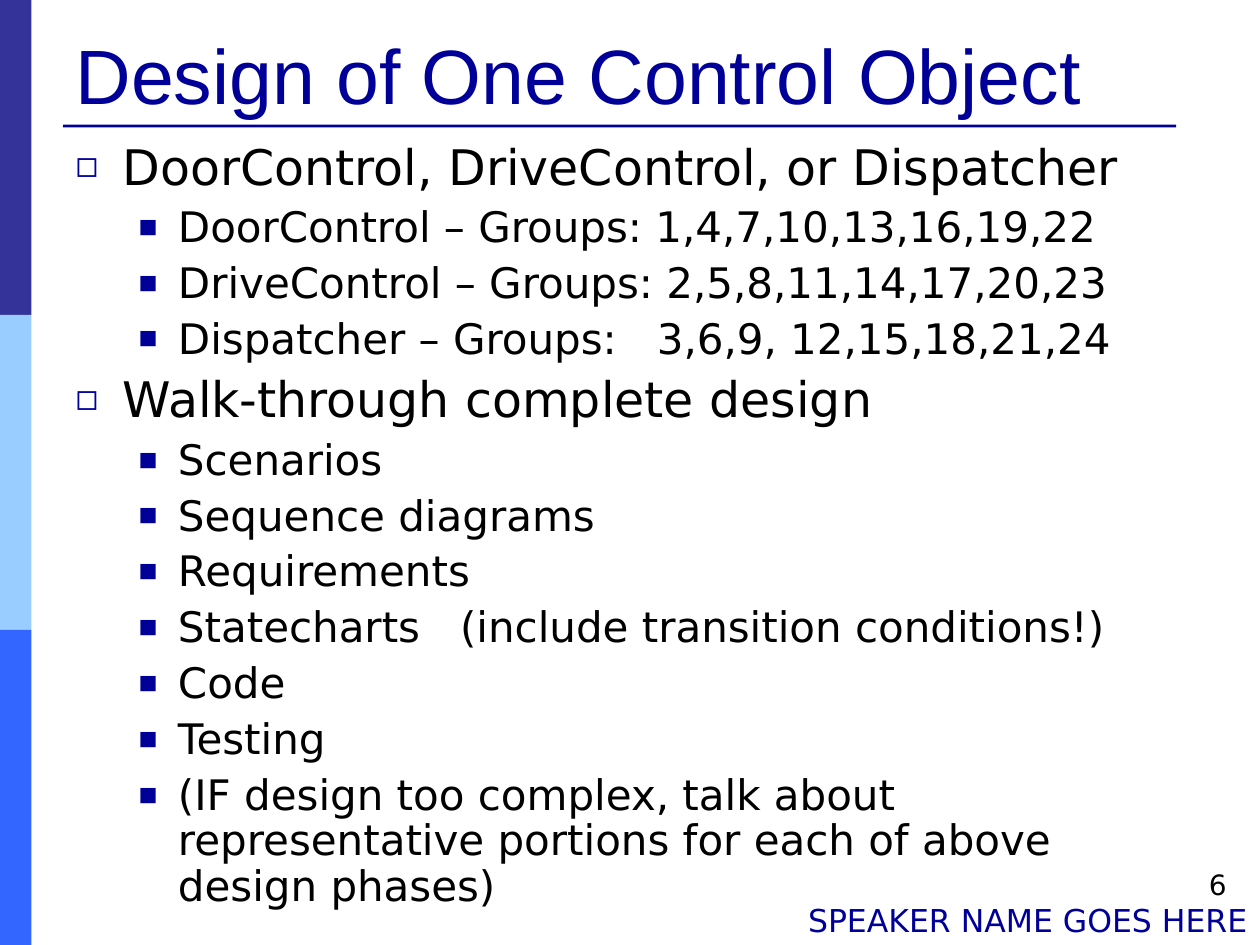
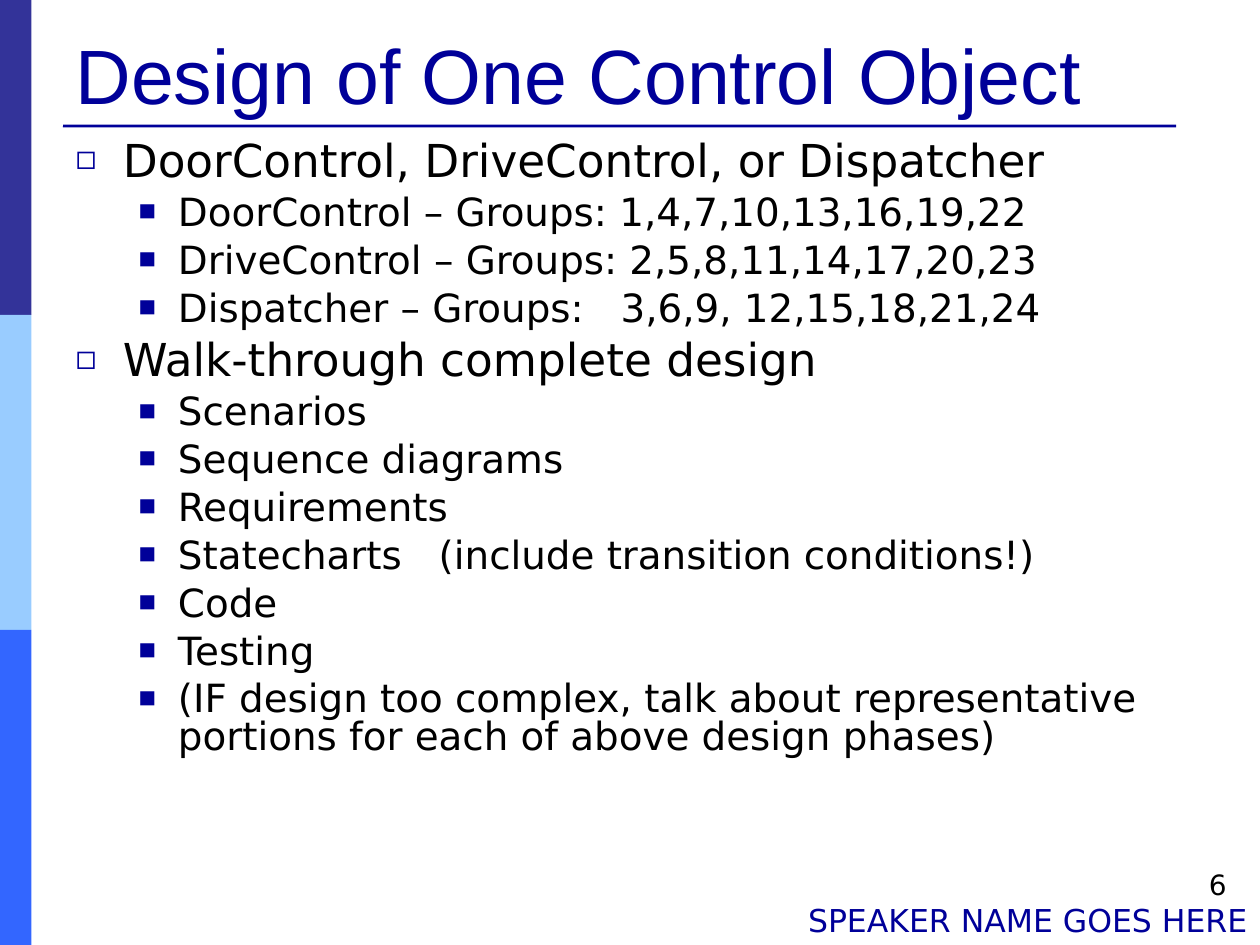
Before and after one commit to Muliang/18649, a slide deck: slide 6 of logs/09_mid_pres.ppt. Drawn at 1260x945 pixels with LibreOffice and Linux fonts; fonts in the diff are those of the drawing. Boxes give left, top, right and bottom in pixels: in the first picture for what was removed or moved away, otherwise in the second. Text is boxed around its words. In the diff, an @@ line names an element or a change of style, - is before the commit and + after.

```diff
--- a/logs/09_mid_pres.ppt
+++ b/logs/09_mid_pres.ppt
@@ text "DoorControl, DriveControl, or Dispatcher" at [123,142,1136,758]: size 28 to 25.9 pt in "DoorControl, DriveControl, or Dispatcher", "Walk-through complete design"; size 24 to 22.2 pt in "DoorControl – Groups: 1,4,7,10,13,16,19,22", "DriveControl – Groups: 2,5,8,11,14,17,20,23", "Dispatcher – Groups: 3,6,9, 12,15,18,21,24", "Scenarios" and 6 more places; line spacing 0.9 to 0.8 @@
```
Also in this commit, not shown: 8 other slides changed.
